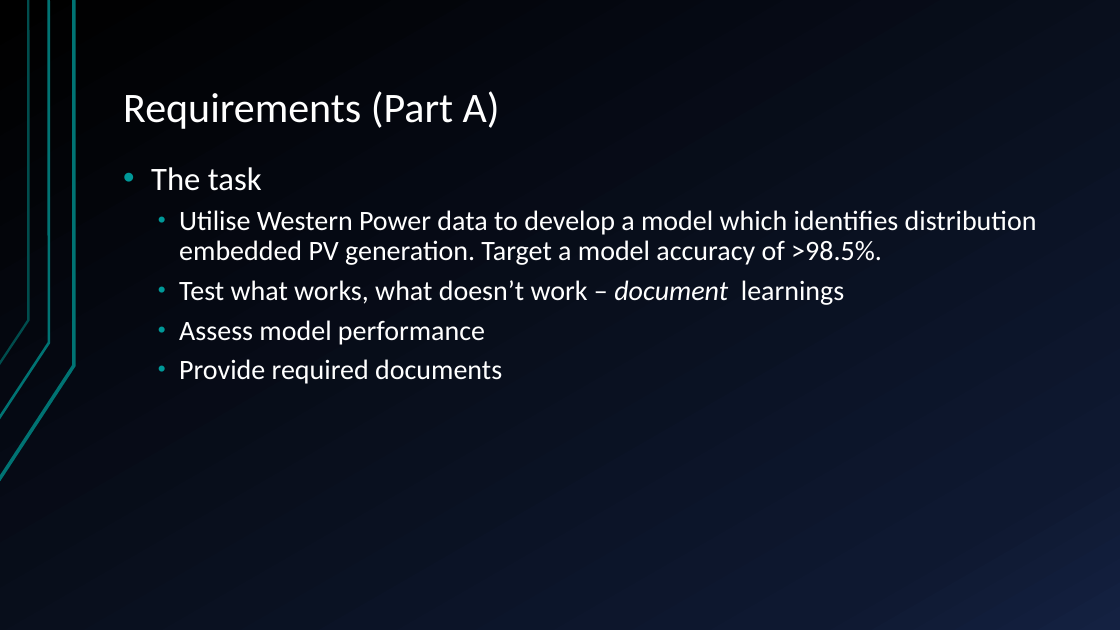
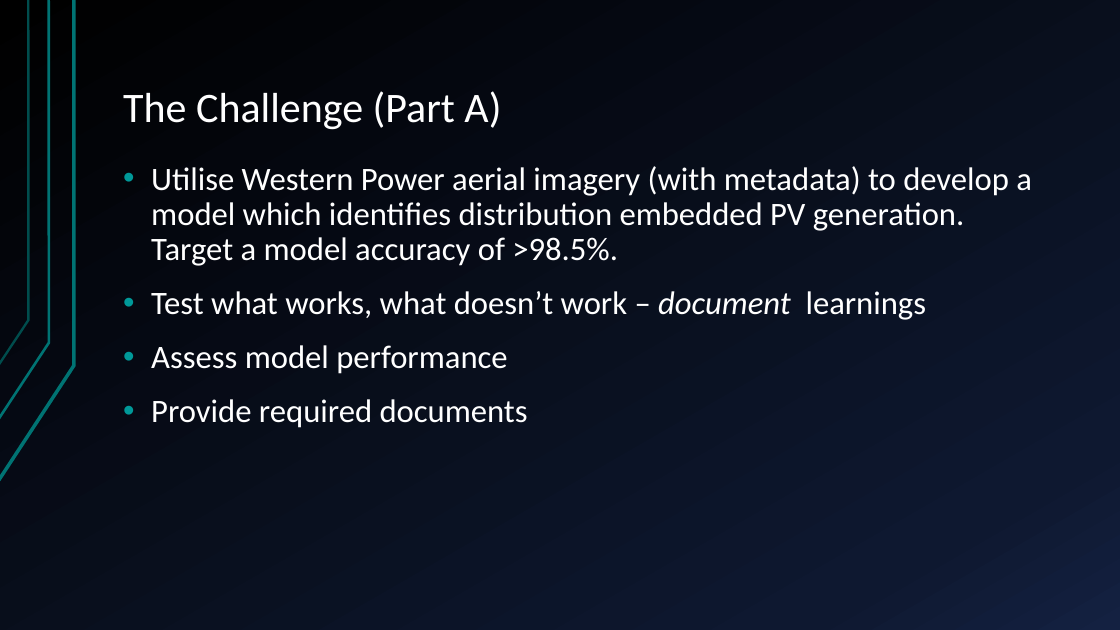
Before and after one commit to sofiary/teamunicornn, a slide deck: slide 12 of Western Power Hack-a-Gig Presentation.pptx (slide 11 before the commit). Drawn at 1120x630 pixels with LibreOffice and Linux fonts; fonts in the diff are those of the drawing. Boxes give left, top, right and bottom in pixels: in the first picture for what was removed or moved away, otherwise in the second. Text is boxed around its words. In the diff, an @@ line names an element or a change of style, - is before the commit and + after.

```diff
--- a/Western Power Hack-a-Gig Presentation.pptx
+++ b/Western Power Hack-a-Gig Presentation.pptx
@@ title at bbox=[123, 91, 501, 130]: text changed @@
-Requirements (Part A)
+The Challenge (Part A)
@@ text at bbox=[151, 166, 1032, 266]: text changed; size 24 to 28 pt @@
-• The task
-  • Utilise Western Power data to develop a model which identifies distribution embedded PV generation. Target a model accuracy of >98.5%.
+• Utilise Western Power aerial imagery (with metadata) to develop a model which identifies distribution embedded PV generation. Target a model accuracy of >98.5%.
@@ text at bbox=[151, 291, 927, 428]: size 24 to 28 pt in "Test what works, what doesn’t work – ...", "Assess model performance", "Provide required documents"; list level 2 to 1 in "Test what works, what doesn’t ..."; list level 2 to 1 in "Assess model performance"; list level 2 to 1 in "Provide required documents" @@
```
Also in this commit, not shown: 9 other slides changed, 2 slides added, 1 other file.
